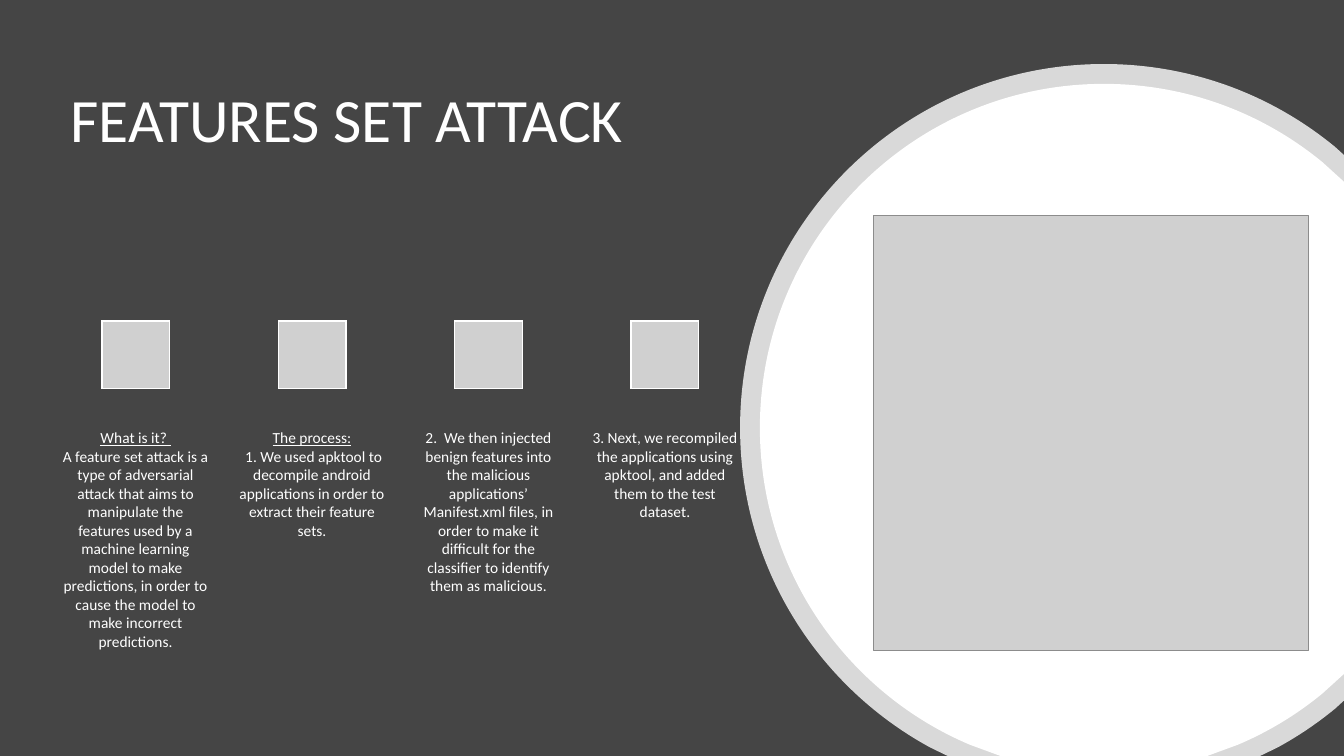
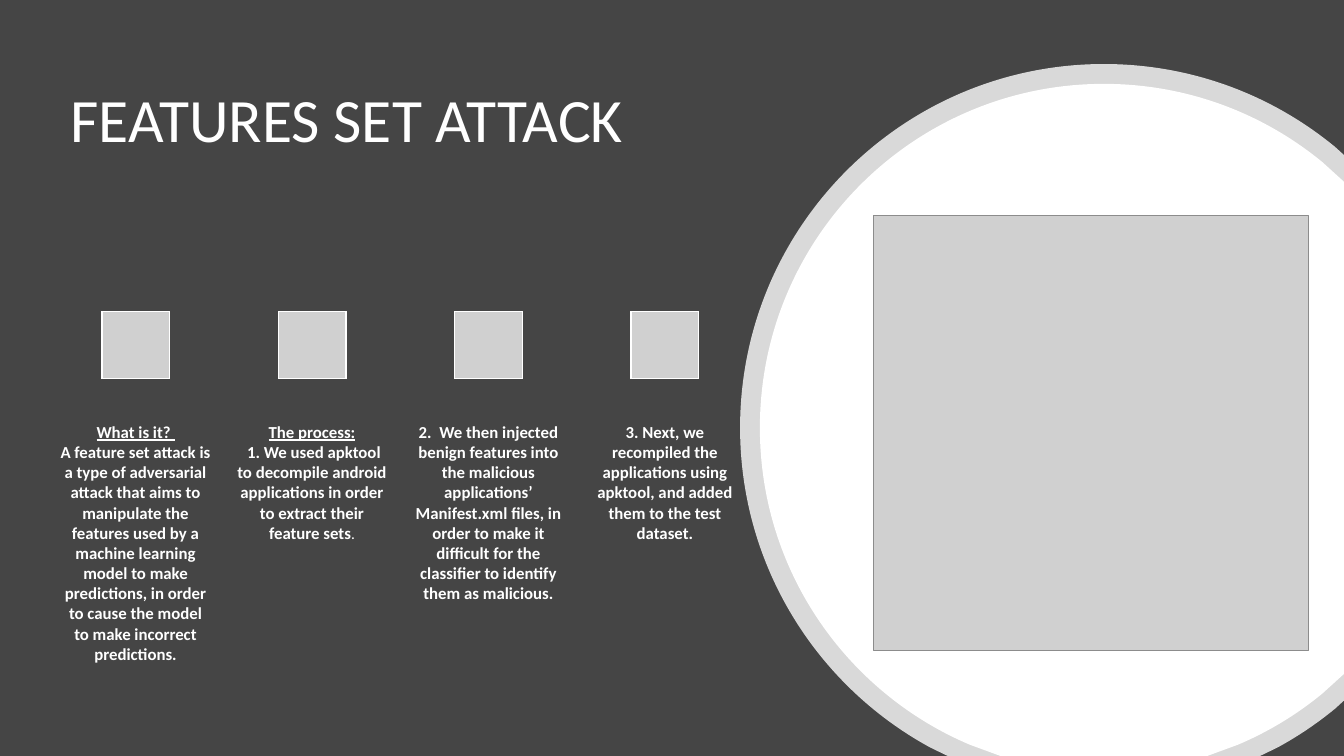
Before and after one commit to TalMalchi/drebin-android-attack, a slide deck: slide 8 of Presentation.pptx (slide 7 before the commit). Drawn at 1344x756 pixels with LibreOffice and Linux fonts; fonts in the diff are those of the drawing; grey boxes stand for pictures. Boxes give left, top, right and bottom in pixels: in the first picture for what was removed or moved away, otherwise in the second. Text is boxed around its words. In the diff, an @@ line names an element or a change of style, - is before the commit and + after.

```diff
--- a/Presentation.pptx
+++ b/Presentation.pptx
@@ 4 pictures: place and size @@
-4 pictures at <box>102,321,699,388</box>
+4 pictures at <box>102,312,699,379</box>
@@ text "2. We then injected benign ...": place and size @@
-text "2. We then injected benign ..." at <box>424,432,554,591</box>
+text "2. We then injected benign ..." at <box>416,426,561,599</box>
@@ size 11 to 12 pt, bold on in 4 elements at <box>61,426,211,663</box>, <box>237,426,386,539</box>, <box>416,426,561,599</box>, <box>597,427,733,539</box> @@
```
Also in this commit, not shown: 6 other slides changed, 2 slides added.
